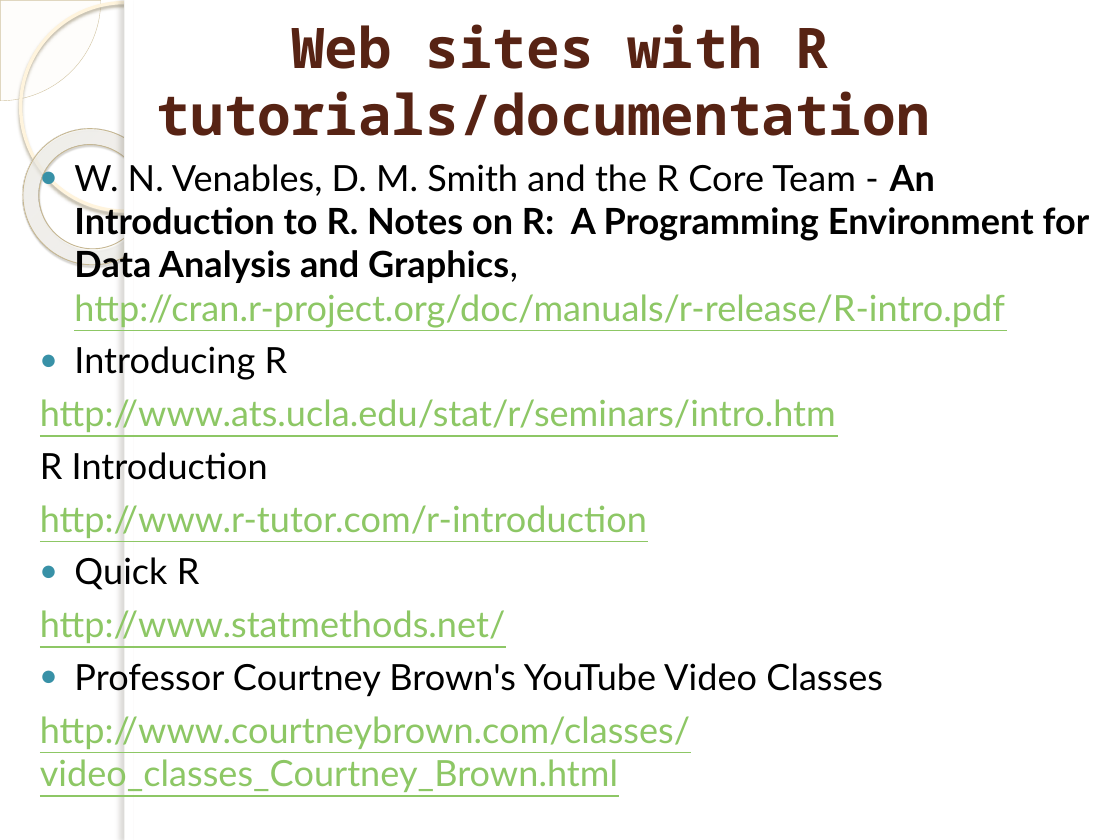
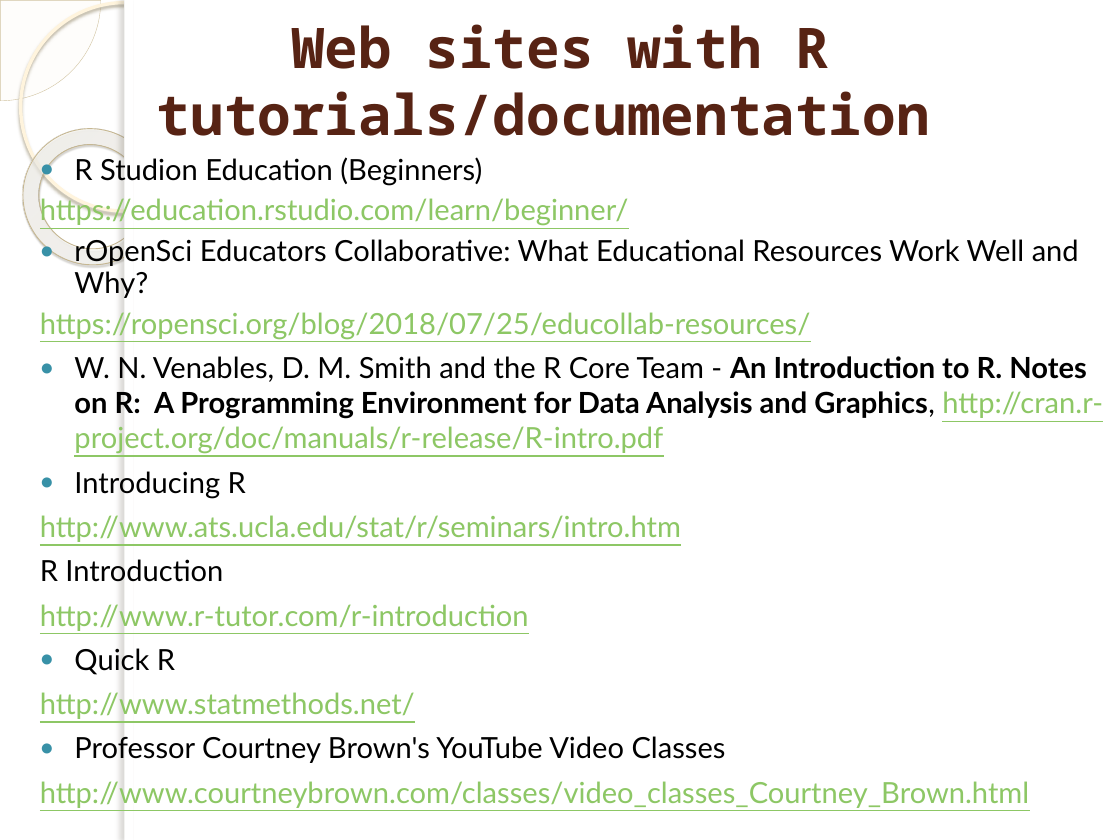
Before and after one commit to marinfotache/Data-Processing-Analysis-Science-with-R, a slide deck: slide 12 of 01 R_Introduction_Data Structures/01a_Introduction_to_R.pptx. Drawn at 1120x840 pixels with LibreOffice and Linux fonts; fonts in the diff are those of the drawing; background and template pictures are left out. Boxes give left, top, right and bottom in pixels: in the first picture for what was removed or moved away, otherwise in the second. Text is boxed around its words. In the diff, an @@ line names an element or a change of style, - is before the commit and + after.

```diff
--- a/01 R_Introduction_Data Structures/01a_Introduction_to_R.pptx
+++ b/01 R_Introduction_Data Structures/01a_Introduction_to_R.pptx
@@ text at (x1=40, y1=154, x2=1079, y2=339): paragraphs added @@
+● R Studion Education (Beginners)
+https://education.rstudio.com/learn/beginner/
+● rOpenSci Educators Collaborative: What Educational Resources Work Well and Why?
+https://ropensci.org/blog/2018/07/25/educollab-resources/
@@ text at (x1=40, y1=356, x2=1103, y2=808): size 23.2 to 18.8 pt in "W. N. Venables, D. M. Smith and ...", "Introducing R", "http://www.ats.ucla.edu/stat/r/seminars/intro.htm", "R Introduction" and 5 more places @@
```
Also in this commit, not shown: 5 other slides changed.
